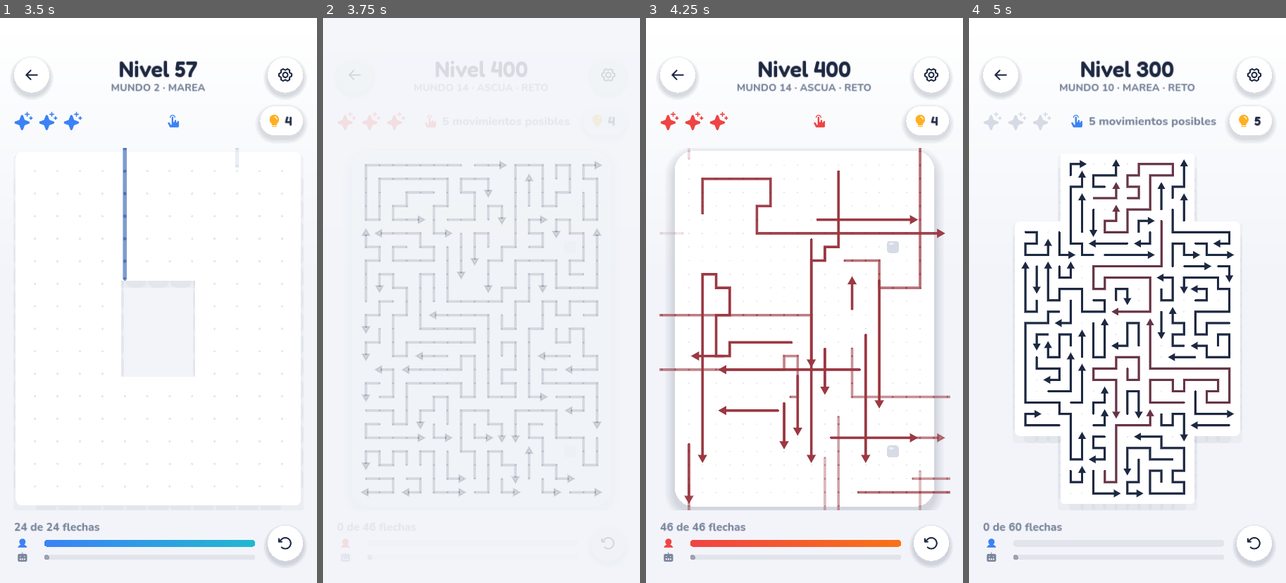
Above: before the commit, frames 1-4 (left to right).
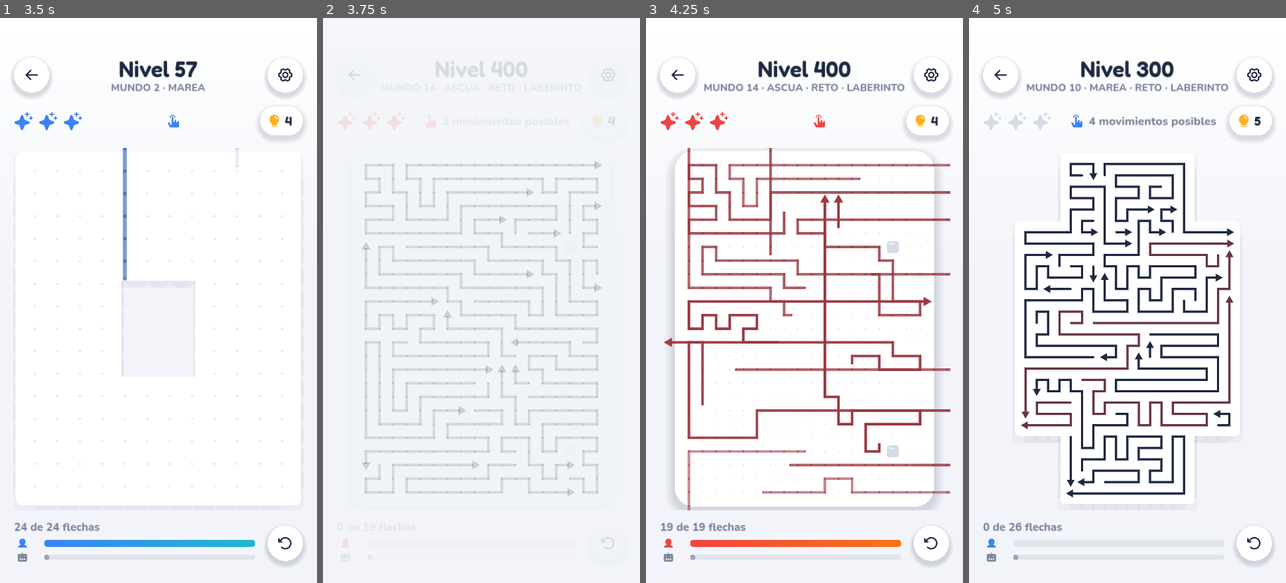
Above: after the commit, the same moments.

Repository: catlinux/cavila-puzzles
Game: Godot game, scene res://tests/smoke.tscn
Two runs of this game, one before a commit and one after it. Both use one fixed random seed, a clock stepped at 60 frames per second and the inputs below. This scene is started directly instead of the project's main scene.
Inputs (mouse positions are in pixels of both pictures, inside the frame that each line leads up to):
- Up to frame 1 (3.5 s): drag from (31, 74) to (190, 176) at 0.52 s; drag from (31, 74) to (142, 413) at 1.27 s; move the mouse to (285, 74) at 2.02 s; click (285, 74) at 2.17 s; drag from (31, 74) to (63, 215) at 2.77 s
- Up to frame 2 (3.75 s): drag from (354, 74) to (497, 300) at 3.52 s
- Up to frame 3 (4.25 s): no input
- Up to frame 4 (5 s): drag from (1000, 74) to (1079, 159) at 4.27 s

Frame 1 is identical in both runs. In frame 2, 6.4% of the frame differs, in the area x 12-88%, y 25-85%; in frame 3, 10%, in the area x 4-96%, y 11-91%; in frame 4, 9.3%.

Commit message:
Niveles laberinto: flechas larguísimas que llenan todo el tablero
- Cobertura del tablero con caminos largos y serpenteantes (Warnsdorff).
- Orientación por simulación inversa: cada punta se fija al retirar la
  pieza, así que el orden de retirada es una solución garantizada; se
  elige la punta con más dependencias para que pocas salgan al empezar.
- Cuando nada puede salir, corte mínimo que libera el trozo más largo.
- Laberintos desde el nivel 15, en todos los niveles reto desde el 20 y
  algunos retos diarios; el título del nivel lo indica.

Co-Authored-By: Claude Opus 5.5 <noreply@anthropic.com>
Claude-Session: https://claude.ai/code/session_01VxSFSQknmUZgemuLZRXt7V

Diff:
--- a/core/daily.gd
+++ b/core/daily.gd
@@ -20,7 +20,7 @@
 
 
 static func params_for(date_key: String) -> Dictionary:
-	return Levels.params_from(difficulty(date_key), seed_for(date_key), 6)
+	return Levels.params_from(difficulty(date_key), seed_for(date_key), 6, 0)
 
 
 static func world_for(date_key: String) -> Dictionary:
--- a/core/i18n.gd
+++ b/core/i18n.gd
@@ -23,6 +23,7 @@
 	"WORLD_GLACIAR": ["Glaciar", "Glacera"],
 	"WORLD_NEBULA": ["Nébula", "Nebulosa"],
 	"CHALLENGE": ["Reto", "Repte"],
+	"MAZE": ["Laberinto", "Laberint"],
 	"BREATHER": ["Respiro", "Respir"],
 	"WIN": ["¡Cielo despejado!", "Cel serè!"],
 	"LOSE": ["Sin luces", "Sense llums"],
--- a/game/arrows.gd
+++ b/game/arrows.gd
@@ -170,6 +170,10 @@
 ## params: w, h, min_len, max_len, turn, coverage, target_depth, candidates
 ## Genera varios candidatos y se queda con el de profundidad más cercana al objetivo.
 static func generate(seed_value: int, params: Dictionary) -> Dictionary:
+	if params.get("maze", false):
+		var m := generate_maze(seed_value, params)
+		if not m.is_empty():
+			return m
 	var best := {}
 	var best_score := INF
 	for k in params.get("candidates", 4):
@@ -511,3 +515,250 @@
 				grew = true
 		if not grew:
 			break
+
+
+# --- Modo laberinto: flechas muy largas que llenan todo el tablero ------------------
+
+## Genera un tablero "laberinto": primero se cubre el tablero con caminos largos y
+## serpenteantes (como los pasillos de un laberinto) y después se decide hacia qué extremo
+## apunta cada uno simulando la partida al revés: se va retirando una pieza que pueda salir
+## y se fija su punta en ese momento. Ese orden es una solución, así que el tablero siempre
+## se puede resolver. Para que sea difícil, se elige la punta que tenga que esperar a más
+## piezas (las ya retiradas que hay en su camino de salida).
+static func generate_maze(seed_value: int, params: Dictionary) -> Dictionary:
+	var best := {}
+	var best_score := INF
+	for k in params.get("candidates", 3):
+		var rng := Rng.make(Rng.derive(seed_value, 500 + k))
+		var p := _maze_build(rng, params)
+		var s := solve(p)
+		if not s.solvable or p.arrows.size() < 2:
+			continue
+		var free_frac: float = float(s.free0) / p.arrows.size()
+		var score: float = absf(s.layers - params.get("target_depth", 20)) * 1.0 + free_frac * 60.0
+		if score < best_score:
+			best_score = score
+			best = p
+			best["depth"] = s.layers
+	return best
+
+
+static func _maze_build(rng: RandomNumberGenerator, params: Dictionary) -> Dictionary:
+	var w: int = params.w
+	var h: int = params.h
+	var p := {"w": w, "h": h, "arrows": [], "holes": params.get("holes", []), "rocks": params.get("rocks", []),
+		"shape": params.get("shape", "rect"), "maze": true}
+	var blocked := PackedByteArray()
+	blocked.resize(w * h)
+	for c in p.holes:
+		blocked[c.y * w + c.x] = 1
+	var rock := PackedByteArray()
+	rock.resize(w * h)
+	for c in p.rocks:
+		blocked[c.y * w + c.x] = 1
+		rock[c.y * w + c.x] = 1
+	var paths := _path_cover(rng, w, h, blocked, params.get("maze_min", 6), params.get("maze_max", 40), params.get("maze_turn", 0.35))
+	# Simulación inversa: occ = piezas que siguen en el tablero; gone = de qué pieza retirada
+	# era cada casilla (para contar dependencias).
+	var occ := PackedInt32Array()
+	occ.resize(w * h)
+	occ.fill(-1)
+	for i in paths.size():
+		for c in paths[i]:
+			occ[c.y * w + c.x] = i
+	var gone := PackedInt32Array()
+	gone.resize(w * h)
+	gone.fill(-1)
+	var remaining := {}
+	for i in paths.size():
+		remaining[i] = true
+	var greed: float = params.get("maze_greed", 0.8)
+	var guard := 20000
+	var splits := 0
+	while not remaining.is_empty() and guard > 0:
+		guard -= 1
+		var cands := []
+		for i in remaining:
+			var cells: Array = paths[i]
+			for rev in [false, true]:
+				var hd: Vector2i = cells[0] if rev else cells[cells.size() - 1]
+				var prev: Vector2i = cells[1] if rev else cells[cells.size() - 2]
+				var d: Vector2i = hd - prev
+				var c: Vector2i = hd + d
+				var ok := true
+				var deps := {}
+				while c.x >= 0 and c.y >= 0 and c.x < w and c.y < h:
+					var k := c.y * w + c.x
+					if occ[k] != -1 or rock[k] == 1:
+						ok = false
+						break
+					if gone[k] != -1:
+						deps[gone[k]] = true
+					c += d
+				if ok:
+					cands.append([i, rev, deps.size() + rng.randf() * 0.5])
+		if cands.is_empty():
+			# Nadie puede salir: se busca el corte que deja salir el trozo más largo posible
+			# (el extremo nuevo que crea el corte apunta a una zona libre).
+			var best_cut := []
+			var tried := 0
+			for i in remaining:
+				var cells2: Array = paths[i]
+				if cells2.size() < 4:
+					continue
+				tried += 1
+				if tried > 40:
+					break
+				for k in range(2, cells2.size() - 1):
+					# Trozo A = [0, k) con la punta en k-1; trozo B = [k, fin) con la punta en k.
+					for side in 2:
+						var hd: Vector2i = cells2[k - 1] if side == 0 else cells2[k]
+						var prev: Vector2i = cells2[k - 2] if side == 0 else cells2[k + 1]
+						var d: Vector2i = hd - prev
+						var c: Vector2i = hd + d
+						var ok := true
+						while c.x >= 0 and c.y >= 0 and c.x < w and c.y < h:
+							var kk := c.y * w + c.x
+							if occ[kk] != -1 or rock[kk] == 1:
+								ok = false
+								break
+							c += d
+						if ok:
+							var piece_len: int = k if side == 0 else cells2.size() - k
+							if best_cut.is_empty() or piece_len > best_cut[2]:
+								best_cut = [i, k, piece_len]
+			if best_cut.is_empty():
+				break
+			splits += 1
+			var li: int = best_cut[0]
+			var cells4: Array = paths[li]
+			var tail_part := cells4.slice(best_cut[1])
+			paths[li] = cells4.slice(0, best_cut[1])
+			paths.append(tail_part)
+			var ni := paths.size() - 1
+			for cc in tail_part:
+				occ[cc.y * w + cc.x] = ni
+			remaining[ni] = true
+			continue
+		var pick: Array
+		if rng.randf() < greed:
+			cands.sort_custom(func(a, b): return a[2] > b[2])
+			pick = cands[rng.randi() % mini(3, cands.size())]
+		else:
+			pick = cands[rng.randi() % cands.size()]
+		var idx: int = pick[0]
+		var cells3: Array = paths[idx].duplicate()
+		if pick[1]:
+			cells3.reverse()
+		p.arrows.append({"cells": cells3, "dir": cells3[cells3.size() - 1] - cells3[cells3.size() - 2]})
+		var ai: int = p.arrows.size() - 1
+		for cc in cells3:
+			occ[cc.y * w + cc.x] = -1
+			gone[cc.y * w + cc.x] = ai
+		remaining.erase(idx)
+	p["splits"] = splits
+	p["stuck"] = remaining.size()
+	return p
+
+
+## Cubre el tablero con caminos largos y serpenteantes. Cada camino crece por sus dos
+## extremos eligiendo casi siempre la casilla vecina con menos salidas libres (regla de
+## Warnsdorff), lo que evita dejar huecos aislados. Las casillas sueltas que quedan se pegan
+## al extremo de un camino vecino.
+static func _path_cover(rng: RandomNumberGenerator, w: int, h: int, blocked: PackedByteArray,
+		lmin: int, lmax: int, turn: float) -> Array:
+	var used := blocked.duplicate()
+	var paths := []
+	var order := []
+	for i in w * h:
+		if used[i] == 0:
+			order.append(i)
+	Rng.shuffle(order, rng)
+	var remaining := order.size()
+	while remaining > 0:
+		# Empezar por una casilla con pocas salidas (rincones y huecos estrechos).
+		var start := -1
+		var best_deg := 5
+		for i in order:
+			if used[i] == 0:
+				var dg := _free_deg(used, w, h, i)
+				if dg < best_deg:
+					best_deg = dg
+					start = i
+					if dg <= 1:
+						break
+		var target := rng.randi_range(lmin, lmax)
+		var path := [Vector2i(start % w, start / w)]
+		used[start] = 1
+		remaining -= 1
+		for end in 2:
+			var last_step := Vector2i.ZERO
+			while path.size() < target:
+				var cur: Vector2i = path[path.size() - 1] if end == 0 else path[0]
+				var opts := []
+				for d in DIRS:
+					var n: Vector2i = cur + d
+					if n.x < 0 or n.y < 0 or n.x >= w or n.y >= h or used[n.y * w + n.x] == 1:
+						continue
+					opts.append([n, d, _free_deg(used, w, h, n.y * w + n.x)])
+				if opts.is_empty():
+					break
+				var pick: Array = opts[rng.randi() % opts.size()]
+				var r := rng.randf()
+				if r < 0.65:
+					opts.sort_custom(func(a, b): return a[2] < b[2])
+					pick = opts[0]
+				elif r < 0.65 + (1.0 - turn) * 0.35:
+					for o in opts:
+						if o[1] == last_step:
+							pick = o
+				var n2: Vector2i = pick[0]
+				used[n2.y * w + n2.x] = 1
+				remaining -= 1
+				last_step = pick[1]
+				if end == 0:
+					path.append(n2)
+				else:
+					path.insert(0, n2)
+		paths.append(path)
+	# Casillas sueltas: pegarlas al extremo de un camino vecino.
+	var owner := {}
+	for i in paths.size():
+		owner[paths[i][0]] = i
+		owner[paths[i][paths[i].size() - 1]] = i
+	var out := []
+	for i in paths.size():
+		if paths[i].size() >= 2:
+			continue
+		var c: Vector2i = paths[i][0]
+		for d in DIRS:
+			var n: Vector2i = c + d
+			if owner.has(n) and owner[n] != i and paths[owner[n]].size() >= 2:
+				var j: int = owner[n]
+				if paths[j][0] == n:
+					paths[j].insert(0, c)
+				else:
+					paths[j].append(c)
+				owner.erase(n)
+				owner[c] = j
+				paths[i] = []
+				break
+	for pth in paths:
+		if pth.size() >= 2:
+			out.append(pth)
+	return out
+
+
+static func _free_deg(used: PackedByteArray, w: int, h: int, i: int) -> int:
+	var x := i % w
+	var y := i / w
+	var n := 0
+	if x > 0 and used[i - 1] == 0:
+		n += 1
+	if x < w - 1 and used[i + 1] == 0:
+		n += 1
+	if y > 0 and used[i - w] == 0:
+		n += 1
+	if y < h - 1 and used[i + w] == 0:
+		n += 1
+	return n
--- a/game/levels.gd
+++ b/game/levels.gd
@@ -105,7 +105,25 @@
 		"fill_pass": lerpf(0.0, 4.0, smoothstep(0.05, 0.4, t)),
 		"extend_rounds": int(round(lerpf(0.0, 4.0, smoothstep(0.05, 0.4, t)))),
 		"candidates": 3,
+		# Modo laberinto: flechas muy largas que llenan todo el tablero.
+		"maze": _is_maze(level, t, rng),
+		"maze_min": int(round(lerpf(4.0, 10.0, t))),
+		"maze_max": int(round(lerpf(14.0, 70.0, t))),
+		"maze_turn": 0.35,
+		"maze_greed": lerpf(0.5, 0.85, t),
 	}
+
+
+## ¿Es un nivel laberinto? Nunca antes del 15; desde el 20, todos los niveles reto; y el
+## resto, al azar con una probabilidad que crece con la dificultad.
+static func _is_maze(level: int, t: float, rng: RandomNumberGenerator) -> bool:
+	if level == 0:
+		return rng.randf() < 0.5  # reto diario
+	if level < 15:
+		return false
+	if level >= 20 and beat(level) == 2:
+		return true
+	return rng.randf() < lerpf(0.15, 0.4, t)
 
 
 static func seed_for(level: int) -> int:
--- a/tests/test_arrows.gd
+++ b/tests/test_arrows.gd
@@ -71,7 +71,8 @@
 		var cov := 0
 		for a in g.arrows:
 			cov += a.cells.size()
-			check(a.cells.size() <= maxi(int(par.max_len * 1.4), par.snake_max), "longitud máxima " + tag)
+			var cap: int = par.maze_max + 4 if g.get("maze", false) else maxi(int(par.max_len * 1.4), par.snake_max)
+			check(a.cells.size() <= cap, "longitud máxima " + tag)
 		var playable: int = g.w * g.h - g.holes.size() - g.rocks.size()
 		check(float(cov) / playable >= (0.6 if lv < 10 else 0.85), "tablero bien lleno " + tag + " (%.2f)" % (float(cov) / playable))
 		# Reproducir la solución tocando flechas una a una.
@@ -115,6 +116,29 @@
 		if mx >= 18 and mn <= 4:
 			long_ok += 1
 	check(long_ok >= 3, "serpientes largas y flechas cortas en niveles altos (%d/4)" % long_ok)
+	# Modo laberinto: flechas muy largas, tablero lleno y siempre resoluble.
+	var mazes := 0
+	for lv in [20, 30, 120, 250, 500, 1000, 2000]:
+		var par := Levels.params_for(lv)
+		check(par.maze, "nivel %d (reto) es laberinto" % lv)
+		var g := Arrows.generate(Levels.seed_for(lv), par)
+		check(g.get("maze", false) and Arrows.validate(g).ok and Arrows.solve(g).solvable, "laberinto %d válido y resoluble" % lv)
+		var tot := 0
+		var mx := 0
+		for a in g.arrows:
+			tot += a.cells.size()
+			mx = maxi(mx, a.cells.size())
+		var playable: int = g.w * g.h - g.holes.size() - g.rocks.size()
+		check(float(tot) / playable >= 0.97, "laberinto %d lleno (%.2f)" % [lv, float(tot) / playable])
+		check(float(tot) / g.arrows.size() >= 6.0 and mx >= 14, "laberinto %d con flechas largas (media %.1f, máx %d)" % [lv, float(tot) / g.arrows.size(), mx])
+		mazes += 1
+	check(not Levels.params_for(14).maze and not Levels.params_for(10).maze, "sin laberintos antes del 15")
+	var count := 0
+	for lv in range(100, 300):
+		if Levels.params_for(lv).maze:
+			count += 1
+	check(count > 30 and count < 140, "proporción de laberintos razonable (%d de 200)" % count)
+
 	# Puntuación y rival.
 	check(Levels.score(50, 0.5, 30.0, 3, 0, 60.0) > Levels.score(50, 0.5, 90.0, 3, 0, 60.0), "más rápido, más puntos")
 	check(Levels.score(50, 0.5, 30.0, 3, 0, 60.0) > Levels.score(50, 0.5, 30.0, 1, 0, 60.0), "menos errores, más puntos")
--- a/ui/play.gd
+++ b/ui/play.gd
@@ -104,6 +104,8 @@
 		sub_text = "%s %d · %s" % [tr("WORLD"), Levels.world_index(Game.level) + 1, tr(world.key)]
 		if Levels.beat(Game.level) == 2:
 			sub_text += " · " + tr("CHALLENGE")
+		if Levels.params_for(Game.level).maze:
+			sub_text += " · " + tr("MAZE")
 	titles.add_child(Style.label(title_text, 50, Style.INK, "display", HORIZONTAL_ALIGNMENT_CENTER))
 	titles.add_child(Style.label(sub_text.to_upper(), 23, Style.SUB, "body_bold", HORIZONTAL_ALIGNMENT_CENTER))
 	top.add_child(titles)
